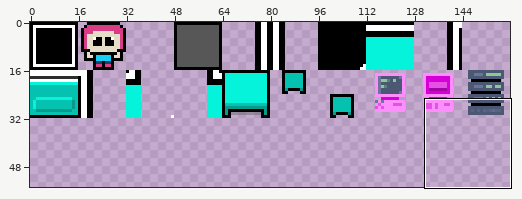
Sprite sheet -- atlas.png. The picture above shows the old version from afar; the outline marks the close-up.
Close-up. Old version:
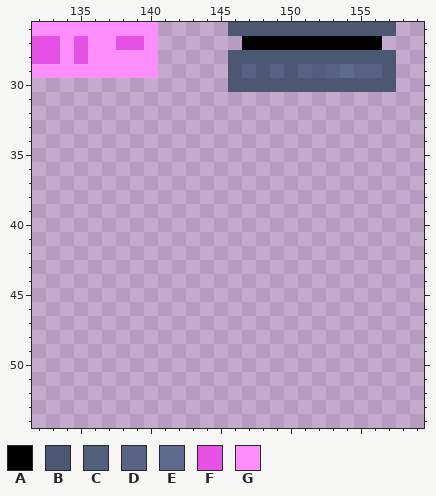
The file is 160x160 pixels. Colours within 5 levels of each other are drawn and written as one. Shown: x 132..159, y 26..54. The wide view leaves out empty margins.
Palette (. is transparent): A #000000  B #4c5774  C #535e7d  D #586383  E #5f6b8c  F #e550e5  G #fd8ffd
Pixels before, first column x 132:
26 GGGGGGGGG.....BBBBBBBBBBBB
27 FFGFGGFFG......AAAAAAAAAA.
28 FFGFGGGGG.....BBBBBBBBBBBB
29 GGGGGGGGG.....BDBDBDCDEDDB
30 ..............BBBBBBBBBBBB
After the commit:
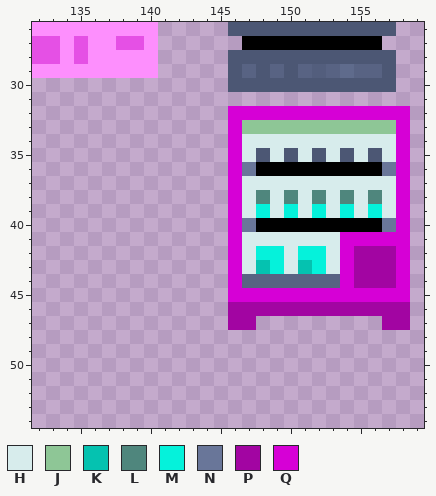
Colours new in this view: H #d7ecec  J #8ec696  K #05c2b0  L #4f867d  M #05f2db  N #697699  P #a205a2  Q #d600d6
The exact change:
Changed rows in their new state; - is an unchanged pixel.
first column x 146:
32 QQQQQQQQQQQQQ
33 QJJJJJJJJJJJQ
34 QHHHHHHHHHHHQ
35 QHBHBHBHBHBHQ
36 QNAAAAAAAAANQ
37 QHHHHHHHHHHHQ
38 QHLHLHLHLHLHQ
39 QHMHMHMHMHMHQ
40 QNAAAAAAAAANQ
41 QHHHHHHHQQQQQ
42 QHMMHMMHQPPPQ
43 QHKMHKMHQPPPQ
44 QDDDDDDDQPPPQ
45 QQQQQQQQQQQQQ
46 PPPPPPPPPPPPP
47 PP---------PP
Where, in picture pixels (left, top, right, bottom), the same in both close-ups:
added: (228, 106, 410, 330)
